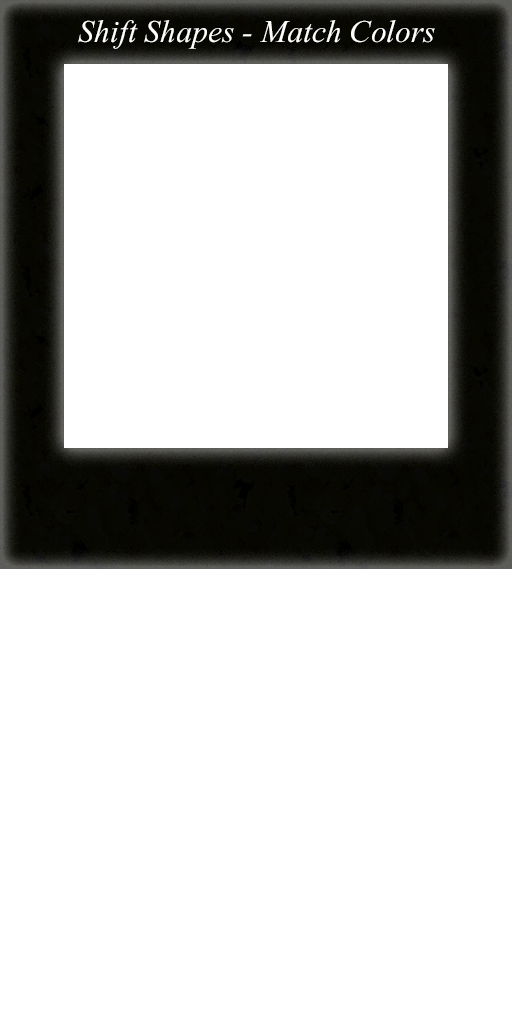
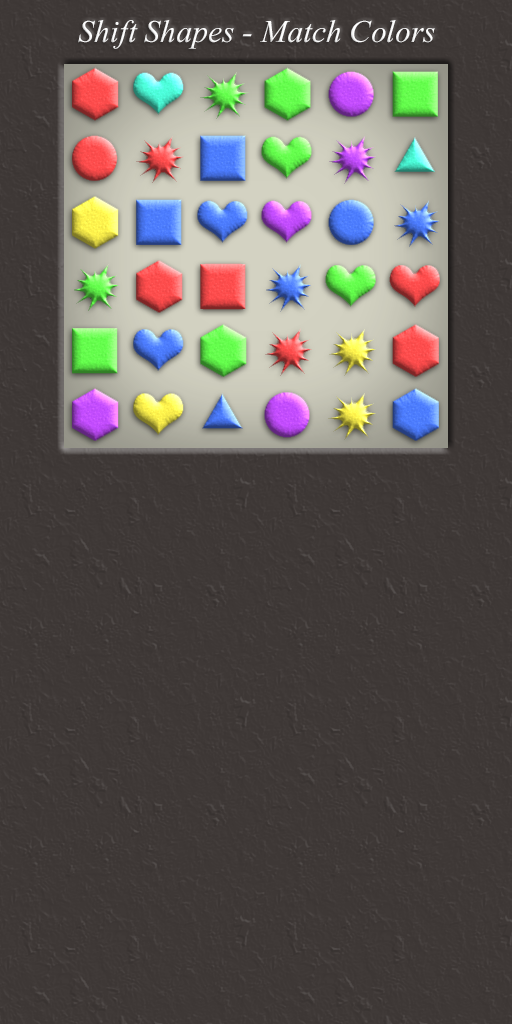
Comparing the layer stacks of the two 512px x 1024px images. Changes:
added layer "Pieces" above "Screenshot" over [72, 67, 440, 441]
painted on "Layer 1" over [0, 0, 512, 1024]
added layer "Layer 3" above "Layer 2" over [64, 64, 448, 448]
